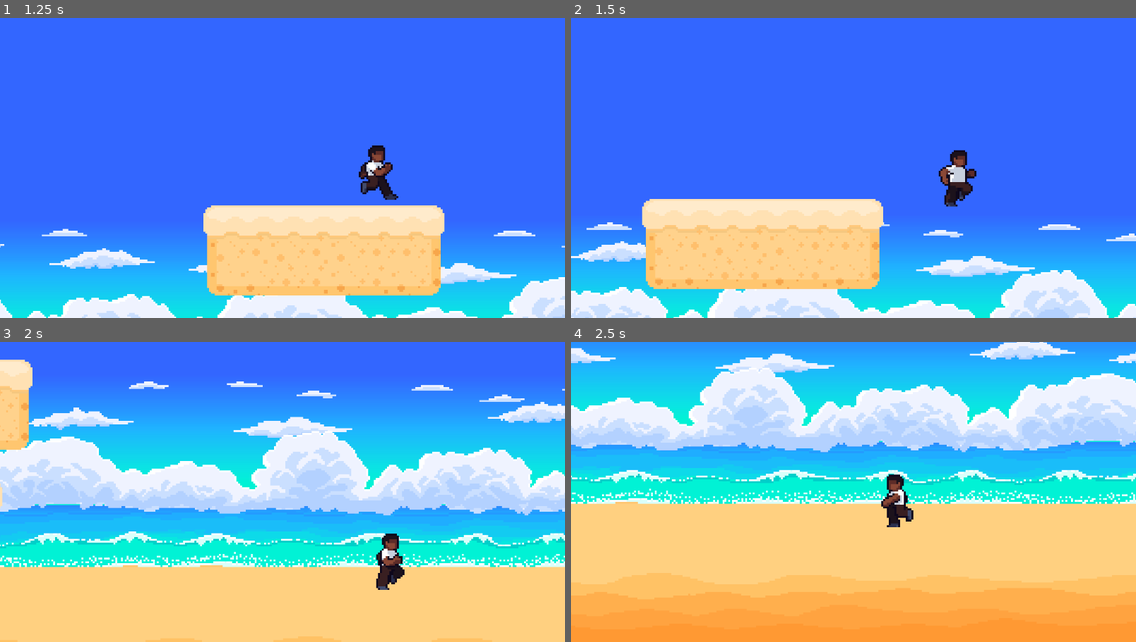
Above: before the commit, frames 1-4 (two rows, left to right).
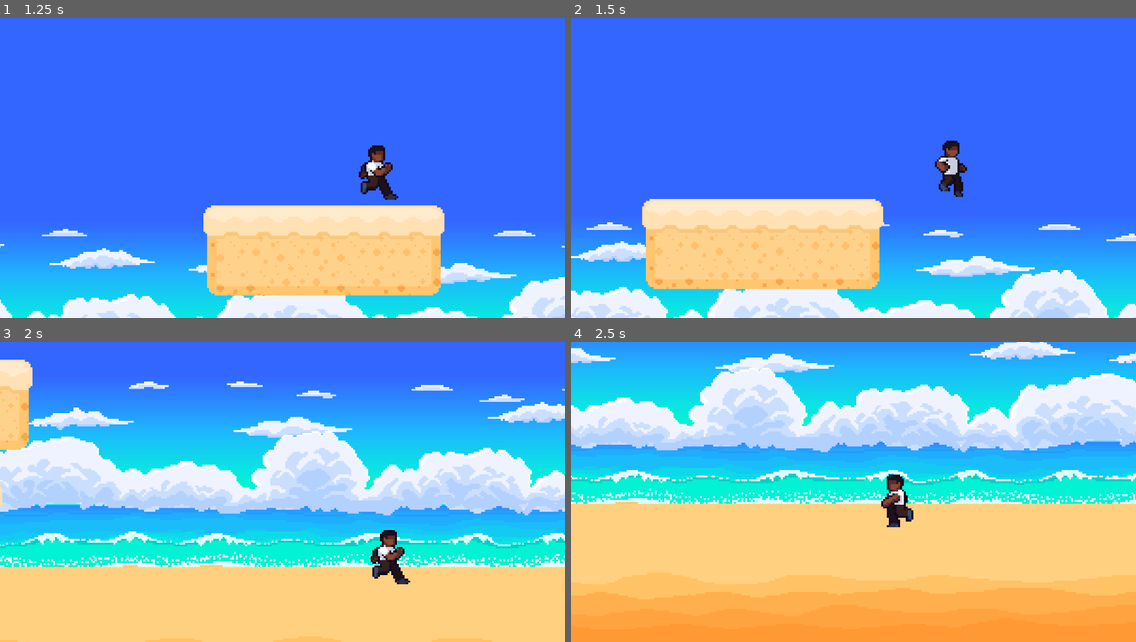
Above: after the commit, the same moments.

Repository: andrewfunston/GameOff2025-Waves
Game: Godot game, scene res://Stages/Test/TestLevel.tscn
Same seed, same stepped clock (60 frames per second), same inputs: the game is played once before the commit and once after it.
Inputs:
- Up to frame 1 (1.25 s): tap Enter (ui_accept) at 0.5, 0.77 s; hold Right (ui_right) from 0.53 s (still down)
- Up to frame 2 (1.5 s): keep holding Right (ui_right)
- Up to frame 3 (2 s): keep holding Right (ui_right); tap Enter (ui_accept) at 1.52 s
- Up to frame 4 (2.5 s): release Right (ui_right) at 2.03 s; hold Left (ui_left) from 2.03 s (still down)

Frame 1 is identical in both runs. In frame 2, 0.9% of the frame differs, in the area x 64-72%, y 40-63%; in frame 3, 0.7%; in frame 4, nothing differs.

Commit message:
start falling when you go off a platform

Diff:
--- a/the-king-and-his-wave/Entities/Player/player.gd
+++ b/the-king-and-his-wave/Entities/Player/player.gd
@@ -80,6 +80,8 @@
 func processWalking():
 	if Input.is_action_just_pressed("ui_accept") and is_on_floor():
 		startJump()
+	elif !is_on_floor():
+		startFall()
 	elif(velocity.x > 160 || velocity.x < -160):
 		startRun()
 		return
@@ -89,6 +91,8 @@
 func processRunning():
 	if Input.is_action_just_pressed("ui_accept") and is_on_floor():
 		startJump()
+	elif !is_on_floor():
+		startFall()
 	elif velocity.x < 160 && velocity.x > -160:
 		startWalk()
 
